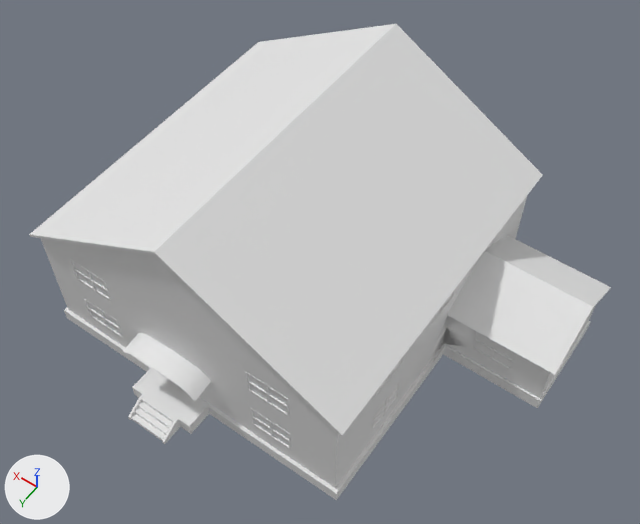
What one commit did to the FBX model Assets/Models/HomeAssets/Maison home LP.fbx.
Both versions are drawn from a camera (50 mm lens) standing at (-29.9, 50.2, 63.0) and looking at (-5.1, 15.5, 8.5). Lighting does not change. The marker at lower left points along +X, +Y and +Z. The older version comes first. Where no turn or scale is listed for an object, it has been applied to the vertices. Vertices at exactly the same position are counted once.

Names of what the first picture shows: 'Floor.001', 'Ladder.003', 'Roof.002', 'RoofWall.005', 'RoofWall.006', 'WallLadder.008', 'Walls_Home_ST1.001', 'Window'.
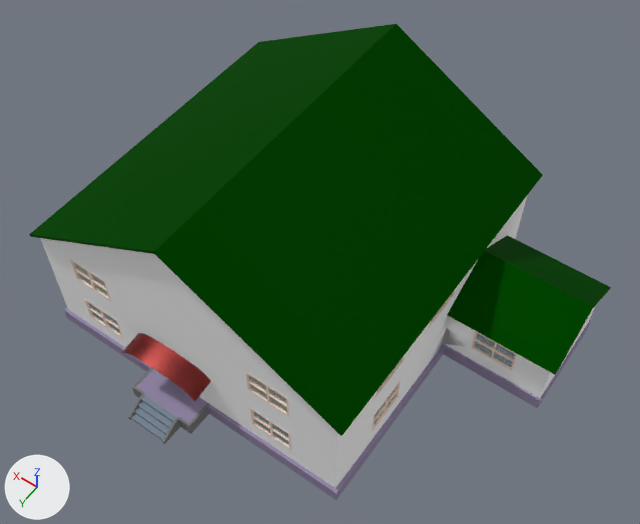
What differs and where, as boxes [x1, y1, x2, y2] in the pictures (640 x 524 px):
'RoofWall.006', recoloured (white to dark green): [29, 24, 611, 436] in both
'Walls_Home_ST1.001', recoloured: [41, 196, 595, 488] in both
'RoofWall.005', recoloured: [47, 239, 312, 408] in both
'Floor.001', recoloured: [64, 308, 591, 500] in both
'Roof.002', recoloured (white to red): [122, 333, 211, 401] in both
'Ladder.003', recoloured (white to greyish blue): [131, 395, 177, 441] in both
'WallLadder.008', recoloured: [128, 367, 209, 444] in both
part 1 of me_plane_010, recoloured: [70, 259, 581, 450] in both
part 2 of me_plane_010, recoloured: [248, 294, 515, 446] in both
part 3 of me_plane_010, recoloured: [73, 262, 120, 334] in both

Edits to the bpy script that builds the scene:
```text
Change mat_walls_001:
    mat_walls_001.base_color: (0.8, 0.8, 0.8) -> (1.0, 1.0, 1.0)  # white #e7e7e7 -> white #ffffff
Add mat_roof:
    mat_roof = principled_material('Roof')
    mat_roof.base_color = (0.247, 0.033, 0.0295)  # red #883330
    mat_roof.metallic = 0.858
    mat_roof.roughness = 0.213
Add mat_roof_001:
    mat_roof_001 = principled_material('Roof.001')
    mat_roof_001.base_color = (0.000694, 0.0918, 0.0)  # dark green #025500
    mat_roof_001.metallic = 1.0
    mat_roof_001.roughness = 0.791
Add mat_leadder_out_2:
    mat_leadder_out_2 = principled_material('Leadder_out_2')
    mat_leadder_out_2.base_color = (0.195, 0.247, 0.308)  # greyish blue #7a8897
    mat_leadder_out_2.roughness = 1.0
Add mat_material:
    mat_material = principled_material('Material')
    mat_material.base_color = (1.0, 1.0, 1.0)  # white #ffffff
    mat_material.roughness = 1.0
Add mat_ramma:
    mat_ramma = principled_material('Ramma')
    mat_ramma.base_color = (1.0, 0.754, 0.632)  # beige #ffe1d0
    mat_ramma.roughness = 1.0
Add mat_glass:
    mat_glass = principled_material('Glass')
    mat_glass.base_color = (0.735, 1.0, 0.951)  # pale green #dffff9
    mat_glass.roughness = 0.0
    mat_glass.alpha = 0.2
Add mat_wallleader_2:
    mat_wallleader_2 = principled_material('WallLeader_2')
    mat_wallleader_2.base_color = (0.184, 0.184, 0.184)  # grey #777777
    mat_wallleader_2.roughness = 1.0
Add mat_floor:
    mat_floor = principled_material('Floor')
    mat_floor.base_color = (0.296, 0.244, 0.392)  # greyish purple #9487a8
    mat_floor.roughness = 1.0
Change me_plane_010:
    where me_plane_010.from_pydata(...)  # 1972 vertices, 2040 faces; spans x -23.9..12.7, y -0.1..27.4, z 2.8..10.4
    used by ob_window; location = (0.0, 0.0, 0.0)
    me_plane_010 part 1: 1938 of the faces centred in x -23.9..12.7, y -0.1..27.4, z 2.8..10.4 switch from no material to mat_ramma (beige #ffe1d0)
    me_plane_010 part 2: 60 of the faces centred in x -23.8..-7.4, y 0.0..27.3, z 2.8..10.3 switch from no material to mat_glass (pale green #dffff9)
    me_plane_010 part 3: 24 of the faces centred in x 6.0..12.6, y 20.6..27.3, z 2.8..10.3 switch from no material to mat_glass (pale green #dffff9)
Change me_plane_063:
    where me_plane_063.from_pydata(...)  # 36 vertices, 68 faces; spans x -1.71..1.73, y 29.72..31.58, z 0.0..1.2
    add me_plane_063.materials.append(mat_leadder_out_2)  # greyish blue #7a8897
Change me_plane_053:
    where me_plane_053.from_pydata(...)  # 24 vertices, 40 faces; spans x -24.3..13.2, y -0.5..27.8, z 5.8..19.4
    add me_plane_053.materials.append(mat_roof_001)  # dark green #025500
Change me_plane_054:
    where me_plane_054.from_pydata(...)  # 18 vertices, 24 faces; spans x -23.8..12.6, y -0.1..27.4, z 6.1..19.3
    add me_plane_054.materials.append(mat_material)  # white #ffffff
Change me_plane_055:
    where me_plane_055.from_pydata(...)  # 72 vertices, 136 faces; spans x -3.7..3.7, y -2.0..29.3, z 5.0..6.4
    add me_plane_055.materials.append(mat_roof)  # red #883330
Change me_plane_058:
    where me_plane_058.from_pydata(...)  # 78 vertices, 152 faces; spans x -24.0..12.8, y -2.9..29.8, z 0.0..1.2
    add me_plane_058.materials.append(mat_floor)  # greyish purple #9487a8
Change me_plane_065:
    where me_plane_065.from_pydata(...)  # 136 vertices, 264 faces; spans x -3.0..3.0, y -4.8..31.7, z 0.0..1.2
    add me_plane_065.materials.append(mat_wallleader_2)  # grey #777777
```
